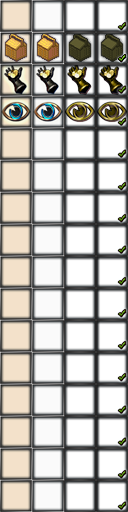
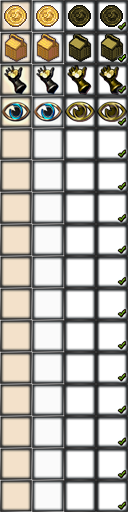
The second 128 x 512 image is a revision of the first. Changes to its layers:
painted on "FG" over [left=66, top=5, right=126, bottom=62]
added layer "SlavePenny_Yellow" (multiply, 80%) above "SlavePenny" over [left=66, top=5, right=126, bottom=62]
added layer "SlavePenny" above "Alms_Yellow" over [left=1, top=3, right=126, bottom=62]
painted on "Alms_Yellow" over [left=66, top=34, right=126, bottom=62]
painted on "Alms" over [left=1, top=3, right=126, bottom=62]
painted on "BG" over [left=1, top=3, right=126, bottom=62]
